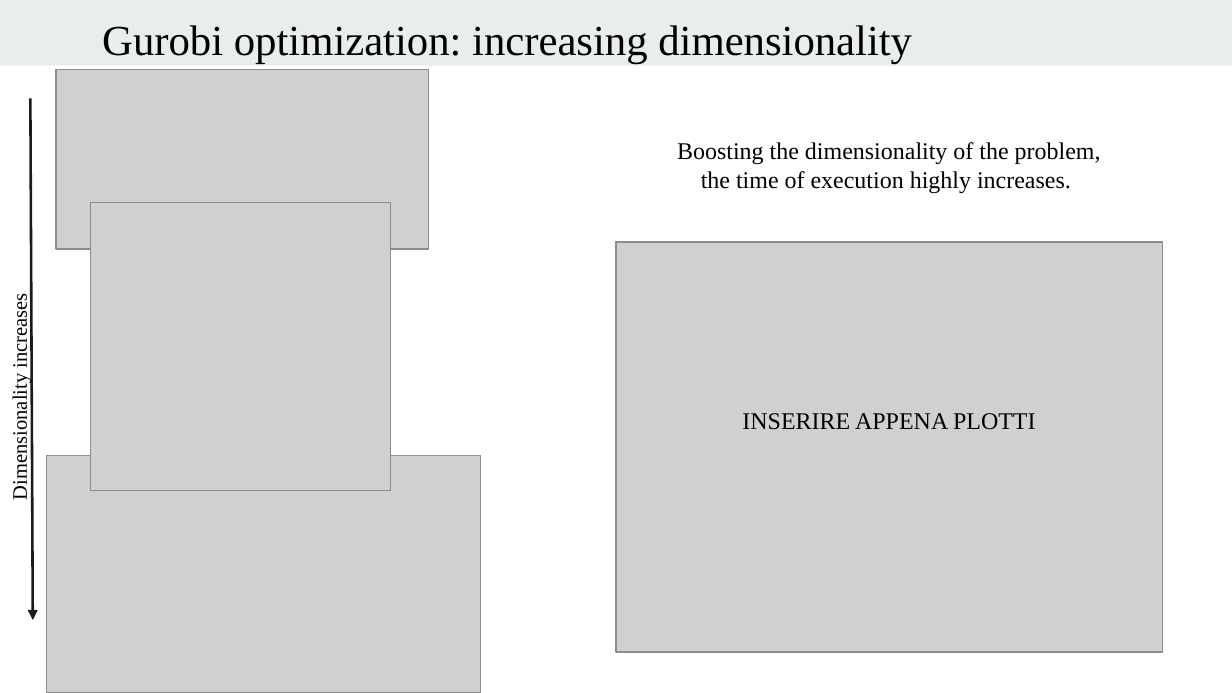
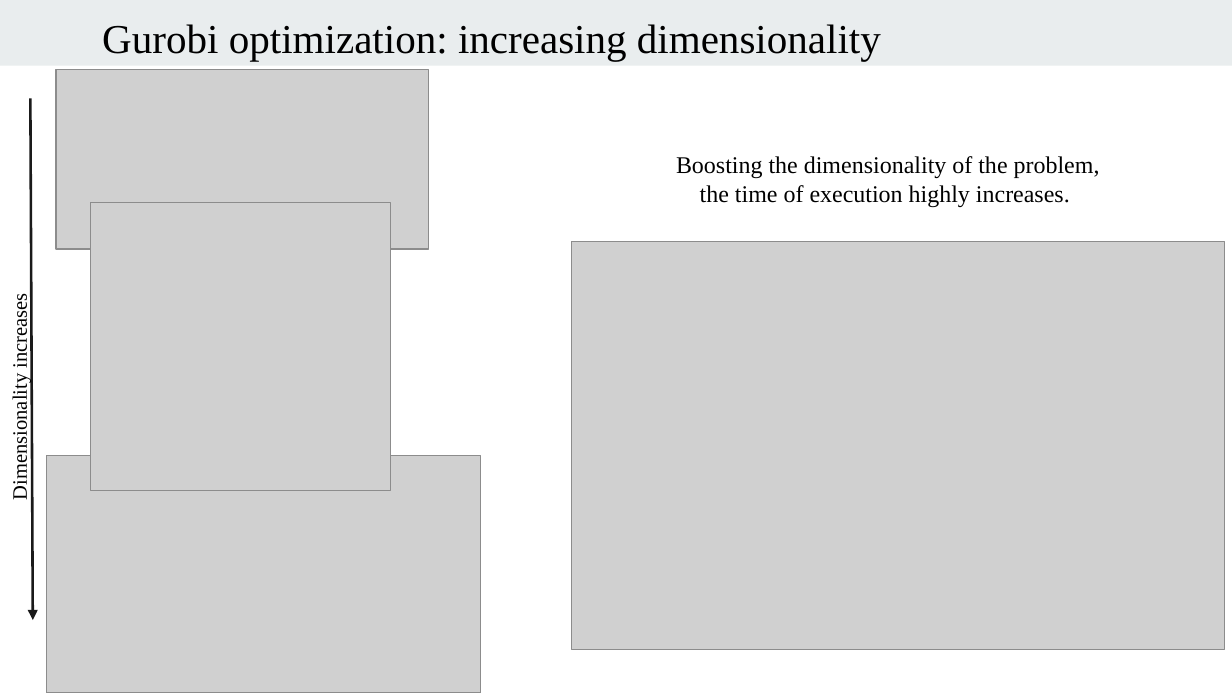
Before and after one commit to saraserafino/WirelessChargingLanes-Optimisation, a slide deck: slide 18 of presentation.pptx. Drawn at 1232x693 pixels with LibreOffice and Linux fonts; fonts in the diff are those of the drawing; grey boxes stand for pictures. Boxes give left, top, right and bottom in pixels: in the first picture for what was removed or moved away, otherwise in the second. Text is boxed around its words. In the diff, an @@ line names an element or a change of style, - is before the commit and + after.

```diff
--- a/presentation.pptx
+++ b/presentation.pptx
@@ text "Gurobi optimization: increasing dimensionality" at [102, 24, 881, 61]: size 25 to 24 pt @@
@@ text "Boosting the dimensionality of the ...": place and size @@
-text "Boosting the dimensionality of the ..." at [677, 142, 1101, 193]
+text "Boosting the dimensionality of the ..." at [676, 156, 1100, 207]
@@ picture: place and size @@
-picture at [616, 241, 1163, 652]
+picture at [572, 241, 1225, 649]
@@ text removed at [742, 413, 1036, 430] @@
-INSERIRE APPENA PLOTTI
```
Also in this commit, not shown: 3 other slides changed, 3 slides added.
